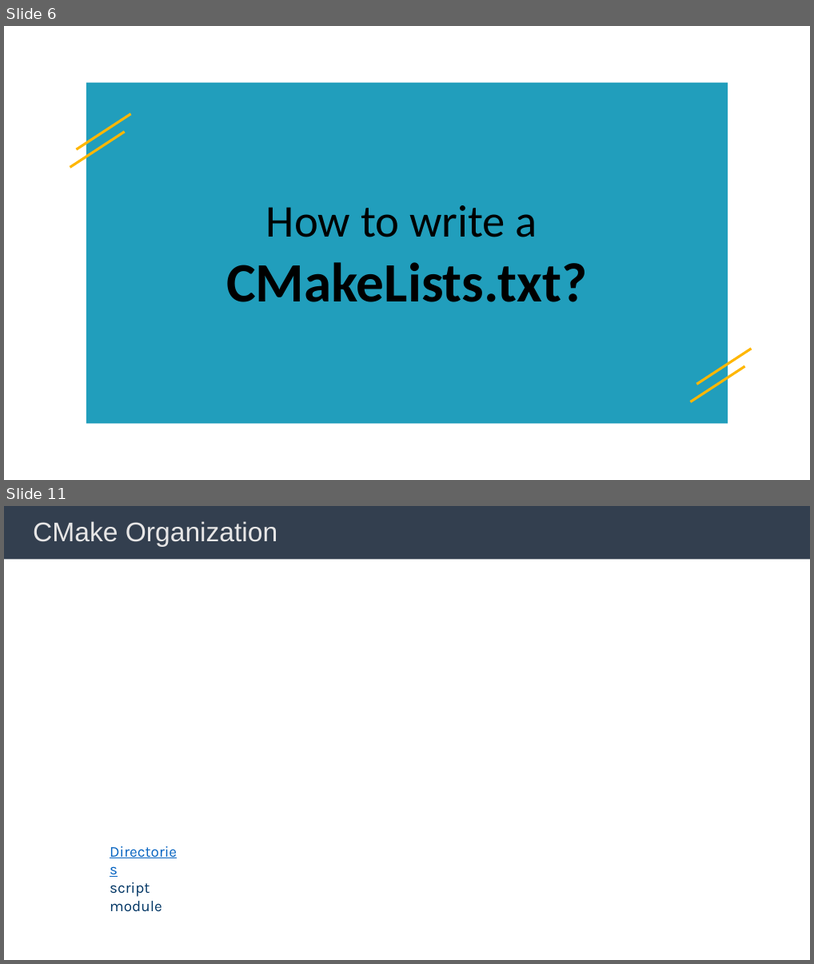
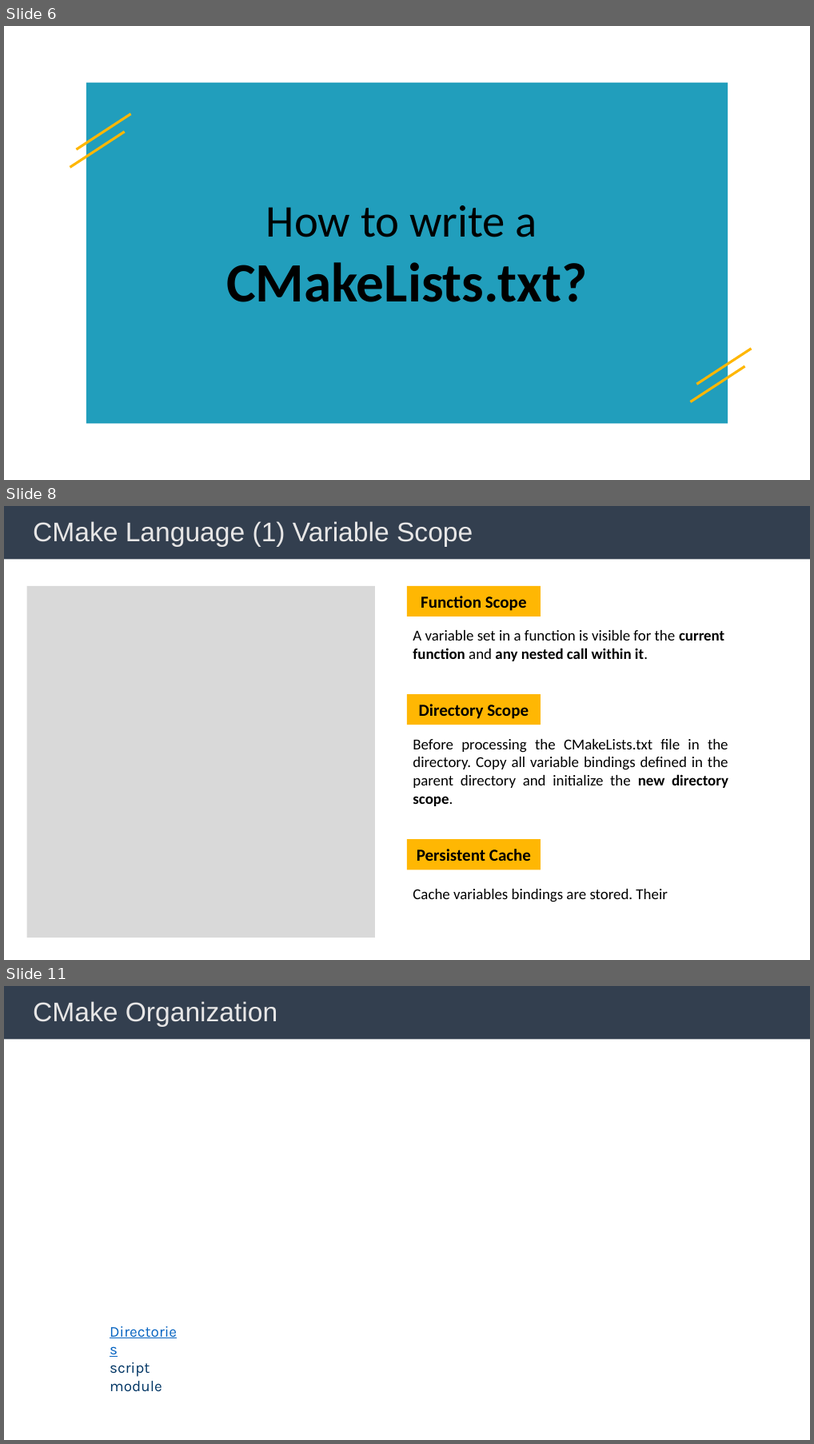
Before and after one commit to BingHanLin/Learn_Modern_CMake, a slide deck: cmake notes.pptx. Shown one above the other, each under a label of ours: slides 6 and 11 before the commit, slides 6, 8 and 11 after it; the slides between them are not shown. The pictures are 814x964 and 814x1444 pixels, drawn with LibreOffice and Linux fonts; fonts in the diff are those of the drawing; background and template pictures are left out. Boxes give left, top, right and bottom in pixels: in the first picture for what was removed or moved away, otherwise in the second. Text is boxed around its words. In the diff, an @@ line names an element or a change of style, - is before the commit and + after.

```diff
--- a/cmake notes.pptx
+++ b/cmake notes.pptx
@@ slide 8 added at bbox=[4, 506, 810, 960], background #FFFFFF; not listed: 1 template element that a slide beside it also shows @@
@@ title added at bbox=[33, 521, 473, 547], 32 pt, text #E7E6E6 @@
+CMake Language (1) Variable Scope
@@ rectangle added at bbox=[27, 586, 375, 937], fill #D9D9D9 @@
@@ rectangle added at bbox=[407, 586, 541, 616], fill #FFB703, 20 pt, text #000000, bold @@
+Function Scope
@@ text added at bbox=[413, 630, 725, 661], 18 pt, text #000000 @@
+A variable set in a function is visible for the current function and any nested call within it.
@@ rectangle added at bbox=[407, 694, 541, 724], fill #FFB703, 20 pt, text #000000, bold @@
+Directory Scope
@@ text added at bbox=[413, 739, 729, 806], 18 pt, text #000000 @@
+Before processing the CMakeLists.txt file in the directory. Copy all variable bindings defined in the parent directory and initialize the new directory scope.
@@ rectangle added at bbox=[407, 840, 541, 869], fill #FFB703, 20 pt, text #000000, bold @@
+Persistent Cache
@@ text added at bbox=[413, 888, 667, 902], 18 pt, text #000000 @@
+Cache variables bindings are stored. Their
```
Also in this commit, not shown: 5 slides changed, 1 other slide added, 1 slide removed, 3 other files.
